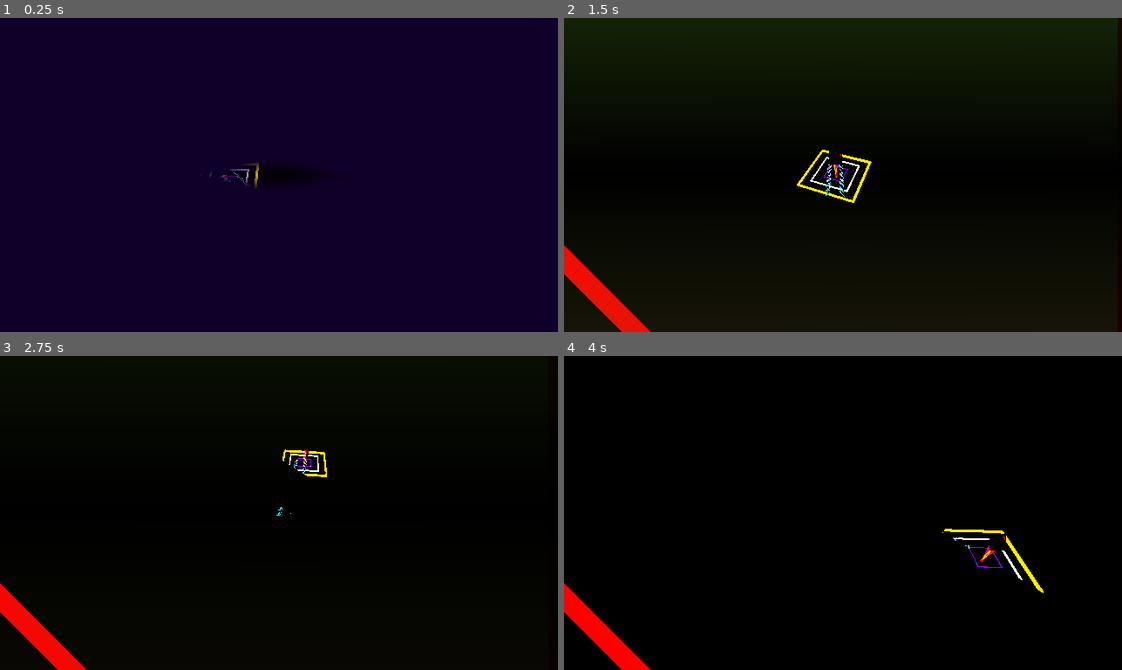
Above: before the commit, frames 1-4 (two rows, left to right).
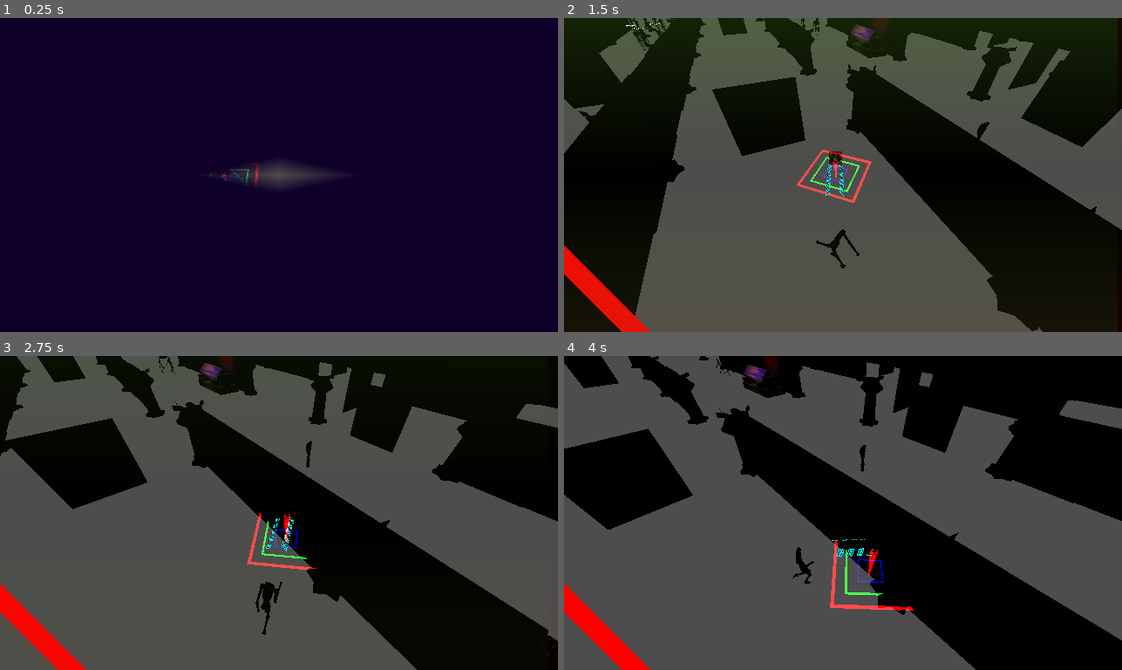
Above: after the commit, the same moments.

Repository: officialErnests/mut-4rr-
Game: Godot game, scene res://Scenes/map1.tscn
Same seed, same stepped clock (60 frames per second), same inputs: the game is played once before the commit and once after it. This scene is started directly instead of the project's main scene. Sound files missing from this copy of the repository are replaced by a short silence.
Inputs (mouse positions are in pixels of both pictures, inside the frame that each line leads up to):
- Up to frame 1 (0.25 s): no input
- Up to frame 2 (1.5 s): tap Enter at 0.5 s; move the mouse to (965, 159) at 0.52 s; hold D (right) 0.53-1.28 s; tap Q (rot_cam_left) at 0.6 s; move the mouse to (731, 190) at 1.27 s; hold S (backward) from 1.28 s (still down); tap E (rot_cam_right) at 1.35 s
- Up to frame 3 (2.75 s): move the mouse to (334, 443) at 2.02 s; release S (backward) at 2.03 s; hold D (right) from 2.03 s (still down); hold Shift (sprint) from 2.03 s (still down)
- Up to frame 4 (4 s): move the mouse to (815, 575) at 2.77 s; release D (right) at 2.78 s; release Shift (sprint) at 2.78 s; hold W (forward) 2.78-3.53 s; right-click (815, 575) at 2.85 s; move the mouse to (1010, 560) at 3.52 s; hold A (left) from 3.53 s (still down); click (1010, 560) at 3.6 s

The runs differ from the first frame. In frame 1, 0.9% of the frame differs, in the area x 37-61%, y 45-55%; in frame 2, 51%; in frame 3, 59%, in the area x 0-100%, y 0-100%; in frame 4, 58%.

Commit message:
v0.5.4 added collision to map

Diff:
--- a/Scenes/map1.tscn
+++ b/Scenes/map1.tscn
@@ -1,10 +1,7 @@
-[gd_scene load_steps=91 format=4 uid="uid://3m80nsty0llh"]
+[gd_scene load_steps=122 format=4 uid="uid://3m80nsty0llh"]
 
 [ext_resource type="Texture2D" uid="uid://cpwaa4s2klaho" path="res://Temp_assets/n0o0bPumkin.png" id="1_4pqaf"]
-[ext_resource type="Environment" uid="uid://c2synjn8oyfw1" path="res://Assets/game_world_env.tres" id="2_0650q"]
 [ext_resource type="Texture2D" uid="uid://cdlvxehhjnh8k" path="res://Assets/Lol.png" id="2_xgpx1"]
-[ext_resource type="CameraAttributesPractical" uid="uid://3kkkrxy42ck3" path="res://Scenes/game_world_cam.tres" id="3_rxi31"]
-[ext_resource type="Script" uid="uid://cwietp32u5ei5" path="res://Scripts/setup/setup_world.gd" id="4_73eik"]
 [ext_resource type="PackedScene" uid="uid://bpgaix3cftid6" path="res://Scenes/player.tscn" id="5_wouuh"]
 [ext_resource type="PackedScene" uid="uid://dgl4duluwfeeq" path="res://Scenes/interactables/door.tscn" id="6_rxi31"]
 [ext_resource type="Script" uid="uid://8lnxrs0kj4e2" path="res://Scripts/npc/main/npc_master.gd" id="7_wouuh"]
@@ -150,6 +147,108 @@
 [sub_resource type="BoxShape3D" id="BoxShape3D_o5k6n"]
 size = Vector3(0.2, 3, 39.100002)
 
+[sub_resource type="BoxShape3D" id="BoxShape3D_8hrow"]
+size = Vector3(0.2, 3, 9.2)
+
+[sub_resource type="BoxShape3D" id="BoxShape3D_wijmg"]
+size = Vector3(0.2, 3, 36.100002)
+
+[sub_resource type="BoxShape3D" id="BoxShape3D_5lhh4"]
+size = Vector3(0.2, 3, 12.1)
+
+[sub_resource type="BoxShape3D" id="BoxShape3D_kiv7j"]
+size = Vector3(0.2, 3, 33)
+
+[sub_resource type="BoxShape3D" id="BoxShape3D_1h3pv"]
+size = Vector3(0.2, 3, 9.400001)
+
+[sub_resource type="BoxShape3D" id="BoxShape3D_fqqgn"]
+size = Vector3(0.2, 3, 9.2)
+
+[sub_resource type="BoxShape3D" id="BoxShape3D_m1f1e"]
+size = Vector3(0.2, 3, 30)
+
+[sub_resource type="BoxShape3D" id="BoxShape3D_155gl"]
+size = Vector3(0.2, 3, 9.3)
+
+[sub_resource type="BoxShape3D" id="BoxShape3D_fbj82"]
+size = Vector3(0.2, 3, 30)
+
+[sub_resource type="BoxShape3D" id="BoxShape3D_4c8c7"]
+size = Vector3(0.2, 3, 15)
+
+[sub_resource type="BoxShape3D" id="BoxShape3D_k4m8h"]
+size = Vector3(0.2, 3, 15)
+
+[sub_resource type="BoxShape3D" id="BoxShape3D_gs3a6"]
+size = Vector3(0.2, 3, 12.1)
+
+[sub_resource type="BoxShape3D" id="BoxShape3D_5x6xl"]
+size = Vector3(0.2, 3, 32.9)
+
+[sub_resource type="BoxShape3D" id="BoxShape3D_vnct7"]
+size = Vector3(0.2, 3, 39)
+
+[sub_resource type="BoxShape3D" id="BoxShape3D_pxtmk"]
+size = Vector3(0.2, 3, 36.2)
+
+[sub_resource type="BoxShape3D" id="BoxShape3D_xtfoa"]
+size = Vector3(0.2, 3, 36.4)
+
+[sub_resource type="BoxShape3D" id="BoxShape3D_mfxuu"]
+size = Vector3(0.2, 3, 24)
+
+[sub_resource type="BoxShape3D" id="BoxShape3D_2shli"]
+size = Vector3(0.2, 3, 12.1)
+
+[sub_resource type="BoxShape3D" id="BoxShape3D_payto"]
+size = Vector3(0.2, 3, 12.1)
+
+[sub_resource type="BoxShape3D" id="BoxShape3D_wqejd"]
+size = Vector3(0.2, 3, 54.2)
+
+[sub_resource type="BoxShape3D" id="BoxShape3D_bgi7f"]
+size = Vector3(0.2, 3, 21)
+
+[sub_resource type="BoxShape3D" id="BoxShape3D_w6gs8"]
+size = Vector3(0.2, 3, 63)
+
+[sub_resource type="BoxShape3D" id="BoxShape3D_qkorj"]
+size = Vector3(0.2, 3, 15)
+
+[sub_resource type="BoxShape3D" id="BoxShape3D_lcsvx"]
+size = Vector3(0.2, 3, 12)
+
+[sub_resource type="BoxShape3D" id="BoxShape3D_6b81a"]
+size = Vector3(0.2, 3, 6)
+
+[sub_resource type="BoxShape3D" id="BoxShape3D_vnl5t"]
+size = Vector3(0.2, 3, 12)
+
+[sub_resource type="BoxShape3D" id="BoxShape3D_7hnr6"]
+size = Vector3(0.2, 3, 3)
+
+[sub_resource type="BoxShape3D" id="BoxShape3D_hupf5"]
+size = Vector3(0.2, 3, 12)
+
+[sub_resource type="BoxShape3D" id="BoxShape3D_end2f"]
+size = Vector3(0.2, 3, 15)
+
+[sub_resource type="BoxShape3D" id="BoxShape3D_3i7co"]
+size = Vector3(0.2, 3, 3.1000001)
+
+[sub_resource type="BoxShape3D" id="BoxShape3D_ajomm"]
+size = Vector3(0.2, 3, 18.2)
+
+[sub_resource type="BoxShape3D" id="BoxShape3D_ey6si"]
+size = Vector3(0.2, 3, 24)
+
+[sub_resource type="BoxShape3D" id="BoxShape3D_0lx46"]
+size = Vector3(0.2, 3, 15)
+
+[sub_resource type="BoxShape3D" id="BoxShape3D_0ladm"]
+size = Vector3(0.2, 3, 6)
+
 [sub_resource type="StandardMaterial3D" id="StandardMaterial3D_si05j"]
 resource_local_to_scene = true
 albedo_texture = ExtResource("1_4pqaf")
@@ -491,6 +590,7 @@
 navigation_mesh = SubResource("NavigationMesh_4pqaf")
 
 [node name="Floor_visual" type="Node3D" parent="Node3D"]
+visible = false
 
 [node name="MeshInstance3D" type="MeshInstance3D" parent="Node3D/Floor_visual"]
 transform = Transform3D(0.9, 0, 0, 0, 0.9, 0, 0, 0, 0.9, 4.5, 0, -4.5)
@@ -1567,6 +1667,7 @@
 skeleton = NodePath("")
 
 [node name="WallsX" type="Node3D" parent="Node3D"]
+visible = false
 
 [node name="Cube40" type="MeshInstance3D" parent="Node3D/WallsX"]
 transform = Transform3D(-3.934025e-08, 0, -0.05, 0, 1, 0, 0.9, 0, -2.1855695e-09, 45, 1.5, -22.5)
@@ -1917,6 +2018,7 @@
 skeleton = NodePath("")
 
 [node name="WallsX_doorways" type="Node3D" parent="Node3D"]
+visible = false
 
 [node name="Cube51" type="MeshInstance3D" parent="Node3D/WallsX_doorways"]
 transform = Transform3D(-1.3113417e-08, 0, -0.05, 0, 1, 0, 0.3, 0, -2.1855695e-09, 36, 1.5, -10.5)
@@ -2437,6 +2539,8 @@
 skeleton = NodePath("")
 
 [node name="WallCollX" type="StaticBody3D" parent="Node3D"]
+collision_layer = 8
+collision_mask = 0
 
 [node name="CollisionShape3D" type="CollisionShape3D" parent="Node3D/WallCollX"]
 transform = Transform3D(1, 0, 0, 0, 1, 0, 0, 0, 1, 0, 1.5, 18)
@@ -2455,100 +2559,248 @@
 shape = SubResource("BoxShape3D_o5k6n")
 
 [node name="CollisionShape3D10" type="CollisionShape3D" parent="Node3D/WallCollX"]
-transform = Transform3D(1, 0, 0, 0, 1, 0, 0, 0, 1, 27, 1.5, 1.4000001)
+transform = Transform3D(1, 0, 0, 0, 1, 0, 0, 0, 1, 27, 1.5, 1.430548)
 shape = SubResource("BoxShape3D_qakiw")
 
 [node name="CollisionShape3D5" type="CollisionShape3D" parent="Node3D/WallCollX"]
 transform = Transform3D(1, 0, 0, 0, 1, 0, 0, 0, 1, 36, 1.5, 4.4999976)
-shape = SubResource("BoxShape3D_qakiw")
+shape = SubResource("BoxShape3D_8hrow")
 
 [node name="CollisionShape3D6" type="CollisionShape3D" parent="Node3D/WallCollX"]
-transform = Transform3D(1, 0, 0, 0, 1, 0, 0, 0, 1, 45, 1.5, -9.000004)
-shape = SubResource("BoxShape3D_qakiw")
+transform = Transform3D(1, 0, 0, 0, 1, 0, 0, 0, 1, 45, 1.5, -9.000005)
+shape = SubResource("BoxShape3D_wijmg")
 
 [node name="CollisionShape3D7" type="CollisionShape3D" parent="Node3D/WallCollX"]
 transform = Transform3D(1, 0, 0, 0, 1, 0, 0, 0, 1, 36, 1.5, -21.100004)
-shape = SubResource("BoxShape3D_qakiw")
+shape = SubResource("BoxShape3D_5lhh4")
 
 [node name="CollisionShape3D8" type="CollisionShape3D" parent="Node3D/WallCollX"]
 transform = Transform3D(1, 0, 0, 0, 1, 0, 0, 0, 1, 36, 1.5, -10.450004)
 shape = SubResource("BoxShape3D_qakiw")
 
 [node name="CollisionShape3D11" type="CollisionShape3D" parent="Node3D/WallCollX"]
-transform = Transform3D(1, 0, 0, 0, 1, 0, 0, 0, 1, 18, 1.5, -10.450004)
+transform = Transform3D(1, 0, 0, 0, 1, 0, 0, 0, 1, 18, 1.5, -22.500004)
+shape = SubResource("BoxShape3D_kiv7j")
+
+[node name="CollisionShape3D12" type="CollisionShape3D" parent="Node3D/WallCollX"]
+transform = Transform3D(1, 0, 0, 0, 1, 0, 0, 0, 1, 18, 1.5, -43.550003)
 shape = SubResource("BoxShape3D_qakiw")
 
-[node name="CollisionShape3D12" type="CollisionShape3D" parent="Node3D/WallCollX"]
-transform = Transform3D(1, 0, 0, 0, 1, 0, 0, 0, 1, 18, 1.5, -44.450005)
-shape = SubResource("BoxShape3D_qakiw")
-
 [node name="CollisionShape3D13" type="CollisionShape3D" parent="Node3D/WallCollX"]
-transform = Transform3D(1, 0, 0, 0, 1, 0, 0, 0, 1, 27, 1.5, -44.450005)
-shape = SubResource("BoxShape3D_qakiw")
+transform = Transform3D(1, 0, 0, 0, 1, 0, 0, 0, 1, 27, 1.5, -40.600006)
+shape = SubResource("BoxShape3D_1h3pv")
 
 [node name="CollisionShape3D14" type="CollisionShape3D" parent="Node3D/WallCollX"]
-transform = Transform3D(1, 0, 0, 0, 1, 0, 0, 0, 1, 9, 1.5, -44.450005)
-shape = SubResource("BoxShape3D_qakiw")
+transform = Transform3D(1, 0, 0, 0, 1, 0, 0, 0, 1, 9, 1.5, -40.490627)
+shape = SubResource("BoxShape3D_fqqgn")
 
 [node name="CollisionShape3D15" type="CollisionShape3D" parent="Node3D/WallCollX"]
-transform = Transform3D(1, 0, 0, 0, 1, 0, 0, 0, 1, 9, 1.5, -23.450005)
-shape = SubResource("BoxShape3D_qakiw")
+transform = Transform3D(1, 0, 0, 0, 1, 0, 0, 0, 1, 9, 1.5, -12.100006)
+shape = SubResource("BoxShape3D_m1f1e")
 
 [node name="CollisionShape3D9" type="CollisionShape3D" parent="Node3D/WallCollX"]
 transform = Transform3D(1, 0, 0, 0, 1, 0, 0, 0, 1, 27, 1.5, -13.500004)
+shape = SubResource("BoxShape3D_155gl")
+
+[node name="CollisionShape3D16" type="CollisionShape3D" parent="Node3D/WallCollX"]
+transform = Transform3D(1, 0, 0, 0, 1, 0, 0, 0, 1, 9, 1.5, 21.099995)
+shape = SubResource("BoxShape3D_fbj82")
+
+[node name="CollisionShape3D17" type="CollisionShape3D" parent="Node3D/WallCollX"]
+transform = Transform3D(1, 0, 0, 0, 1, 0, 0, 0, 1, 0, 1.5, -13.500004)
+shape = SubResource("BoxShape3D_4c8c7")
+
+[node name="CollisionShape3D18" type="CollisionShape3D" parent="Node3D/WallCollX"]
+transform = Transform3D(1, 0, 0, 0, 1, 0, 0, 0, 1, 0, 1.5, -31.500004)
+shape = SubResource("BoxShape3D_k4m8h")
+
+[node name="CollisionShape3D19" type="CollisionShape3D" parent="Node3D/WallCollX"]
+transform = Transform3D(1, 0, 0, 0, 1, 0, 0, 0, 1, 0, 1.5, -43.550003)
 shape = SubResource("BoxShape3D_qakiw")
 
-[node name="CollisionShape3D16" type="CollisionShape3D" parent="Node3D/WallCollX"]
-transform = Transform3D(1, 0, 0, 0, 1, 0, 0, 0, 1, 9, 1.5, 10.549995)
-shape = SubResource("BoxShape3D_qakiw")
-
-[node name="CollisionShape3D17" type="CollisionShape3D" parent="Node3D/WallCollX"]
-transform = Transform3D(1, 0, 0, 0, 1, 0, 0, 0, 1, 0, 1.5, -7.4500046)
-shape = SubResource("BoxShape3D_qakiw")
-
-[node name="CollisionShape3D18" type="CollisionShape3D" parent="Node3D/WallCollX"]
-transform = Transform3D(1, 0, 0, 0, 1, 0, 0, 0, 1, 0, 1.5, -28.450005)
-shape = SubResource("BoxShape3D_qakiw")
-
-[node name="CollisionShape3D19" type="CollisionShape3D" parent="Node3D/WallCollX"]
-transform = Transform3D(1, 0, 0, 0, 1, 0, 0, 0, 1, 0, 1.5, -44.450005)
-shape = SubResource("BoxShape3D_qakiw")
-
 [node name="CollisionShape3D20" type="CollisionShape3D" parent="Node3D/WallCollX"]
-transform = Transform3D(1, 0, 0, 0, 1, 0, 0, 0, 1, -9, 1.5, -44.450005)
-shape = SubResource("BoxShape3D_qakiw")
+transform = Transform3D(1, 0, 0, 0, 1, 0, 0, 0, 1, -9, 1.5, -39.050007)
+shape = SubResource("BoxShape3D_gs3a6")
 
 [node name="CollisionShape3D21" type="CollisionShape3D" parent="Node3D/WallCollX"]
-transform = Transform3D(1, 0, 0, 0, 1, 0, 0, 0, 1, -9, 1.5, -20.450005)
-shape = SubResource("BoxShape3D_qakiw")
+transform = Transform3D(1, 0, 0, 0, 1, 0, 0, 0, 1, -9, 1.5, -13.450005)
+shape = SubResource("BoxShape3D_5x6xl")
 
 [node name="CollisionShape3D22" type="CollisionShape3D" parent="Node3D/WallCollX"]
-transform = Transform3D(1, 0, 0, 0, 1, 0, 0, 0, 1, -9, 1.5, 12.549995)
-shape = SubResource("BoxShape3D_qakiw")
+transform = Transform3D(1, 0, 0, 0, 1, 0, 0, 0, 1, -9, 1.5, 25.499996)
+shape = SubResource("BoxShape3D_vnct7")
 
 [node name="CollisionShape3D23" type="CollisionShape3D" parent="Node3D/WallCollX"]
-transform = Transform3D(1, 0, 0, 0, 1, 0, 0, 0, 1, -18, 1.5, 12.549995)
-shape = SubResource("BoxShape3D_qakiw")
+transform = Transform3D(1, 0, 0, 0, 1, 0, 0, 0, 1, -18, 1.5, 17.999996)
+shape = SubResource("BoxShape3D_pxtmk")
 
 [node name="CollisionShape3D24" type="CollisionShape3D" parent="Node3D/WallCollX"]
-transform = Transform3D(1, 0, 0, 0, 1, 0, 0, 0, 1, -18, 1.5, -14.450005)
-shape = SubResource("BoxShape3D_qakiw")
+transform = Transform3D(1, 0, 0, 0, 1, 0, 0, 0, 1, -18, 1.5, -27.100006)
+shape = SubResource("BoxShape3D_xtfoa")
 
 [node name="CollisionShape3D25" type="CollisionShape3D" parent="Node3D/WallCollX"]
-transform = Transform3D(1, 0, 0, 0, 1, 0, 0, 0, 1, -27, 1.5, -14.450005)
-shape = SubResource("BoxShape3D_qakiw")
+transform = Transform3D(1, 0, 0, 0, 1, 0, 0, 0, 1, -27, 1.5, -18.000004)
+shape = SubResource("BoxShape3D_mfxuu")
 
 [node name="CollisionShape3D26" type="CollisionShape3D" parent="Node3D/WallCollX"]
-transform = Transform3D(1, 0, 0, 0, 1, 0, 0, 0, 1, -27, 1.5, 1.5499954)
-shape = SubResource("BoxShape3D_qakiw")
+transform = Transform3D(1, 0, 0, 0, 1, 0, 0, 0, 1, -27, 1.5, 3.0499957)
+shape = SubResource("BoxShape3D_2shli")
 
 [node name="CollisionShape3D27" type="CollisionShape3D" parent="Node3D/WallCollX"]
-transform = Transform3D(1, 0, 0, 0, 1, 0, 0, 0, 1, -27, 1.5, -37.450005)
-shape = SubResource("BoxShape3D_qakiw")
+transform = Transform3D(1, 0, 0, 0, 1, 0, 0, 0, 1, -27, 1.5, -39.050003)
+shape = SubResource("BoxShape3D_payto")
 
 [node name="CollisionShape3D28" type="CollisionShape3D" parent="Node3D/WallCollX"]
-transform = Transform3D(1, 0, 0, 0, 1, 0, 0, 0, 1, -36, 1.5, -37.450005)
-shape = SubResource("BoxShape3D_qakiw")
+transform = Transform3D(1, 0, 0, 0, 1, 0, 0, 0, 1, -36, 1.5, -18.000008)
+shape = SubResource("BoxShape3D_wqejd")
+
+[node name="WallCollY" type="StaticBody3D" parent="Node3D"]
+collision_layer = 8
+collision_mask = 0
+
+[node name="CollisionShape3D" type="CollisionShape3D" parent="Node3D/WallCollY"]
+transform = Transform3D(-4.371139e-08, 0, -1, 0, 1, 0, 1, 0, -4.371139e-08, 9.099999, 1.5, 45)
+shape = SubResource("BoxShape3D_bgi7f")
+
+[node name="CollisionShape3D2" type="CollisionShape3D" parent="Node3D/WallCollY"]
+transform = Transform3D(-4.371139e-08, 0, -1, 0, 1, 0, 1, 0, -4.371139e-08, -7.55, 1.5, 36)
+shape = SubResource("BoxShape3D_bgi7f")
+
+[node name="CollisionShape3D10" type="CollisionShape3D" parent="Node3D/WallCollY"]
+transform = Transform3D(-4.371139e-08, 0, -1, 0, 1, 0, 1, 0, -4.371139e-08, -25.55, 1.5, 9)
+shape = SubResource("BoxShape3D_bgi7f")
+
+[node name="CollisionShape3D12" type="CollisionShape3D" parent="Node3D/WallCollY"]
+transform = Transform3D(-4.371139e-08, 0, -1, 0, 1, 0, 1, 0, -4.371139e-08, 16.45, 1.5, -36)
+shape = SubResource("BoxShape3D_bgi7f")
+
+[node name="CollisionShape3D36" type="CollisionShape3D" parent="Node3D/WallCollY"]
+transform = Transform3D(-4.371139e-08, 0, -1, 0, 1, 0, 1, 0, -4.371139e-08, -4.549999, 1.5, -45)
+shape = SubResource("BoxShape3D_w6gs8")
+
+[node name="CollisionShape3D3" type="CollisionShape3D" parent="Node3D/WallCollY"]
+transform = Transform3D(-4.371139e-08, 0, -1, 0, 1, 0, 1, 0, -4.371139e-08, 13.450001, 1.5, 36)
+shape = SubResource("BoxShape3D_qkorj")
+
+[node name="CollisionShape3D11" type="CollisionShape3D" parent="Node3D/WallCollY"]
+transform = Transform3D(-4.371139e-08, 0, -1, 0, 1, 0, 1, 0, -4.371139e-08, -4.549999, 1.5, 9)
+shape = SubResource("BoxShape3D_qkorj")
+
+[node name="CollisionShape3D23" type="CollisionShape3D" parent="Node3D/WallCollY"]
+transform = Transform3D(-4.371139e-08, 0, -1, 0, 1, 0, 1, 0, -4.371139e-08, 11.950001, 1.5, 9)
+shape = SubResource("BoxShape3D_lcsvx")
+
+[node name="CollisionShape3D13" type="CollisionShape3D" parent="Node3D/WallCollY"]
+transform = Transform3D(-4.371139e-08, 0, -1, 0, 1, 0, 1, 0, -4.371139e-08, -9.049999, 1.5, -1.9670125e-07)
+shape = SubResource("BoxShape3D_6b81a")
+
+[node name="CollisionShape3D16" type="CollisionShape3D" parent="Node3D/WallCollY"]
+transform = Transform3D(-4.371139e-08, 0, -1, 0, 1, 0, 1, 0, -4.371139e-08, -0.049999237, 1.5, -1.9670125e-07)
+shape = SubResource("BoxShape3D_6b81a")
+
+[node name="CollisionShape3D17" type="CollisionShape3D" parent="Node3D/WallCollY"]
+transform = Transform3D(-4.371139e-08, 0, -1, 0, 1, 0, 1, 0, -4.371139e-08, 8.950001, 1.5, -1.9670125e-07)
+shape = SubResource("BoxShape3D_6b81a")
+
+[node name="CollisionShape3D20" type="CollisionShape3D" parent="Node3D/WallCollY"]
+transform = Transform3D(-4.371139e-08, 0, -1, 0, 1, 0, 1, 0, -4.371139e-08, 17.95, 1.5, -9)
+shape = SubResource("BoxShape3D_6b81a")
+
+[node name="CollisionShape3D25" type="CollisionShape3D" parent="Node3D/WallCollY"]
+transform = Transform3D(-4.371139e-08, 0, -1, 0, 1, 0, 1, 0, -4.371139e-08, 5.950001, 1.5, -9)
+shape = SubResource("BoxShape3D_vnl5t")
+
+[node name="CollisionShape3D26" type="CollisionShape3D" parent="Node3D/WallCollY"]
+transform = Transform3D(-4.371139e-08, 0, -1, 0, 1, 0, 1, 0, -4.371139e-08, -10.549999, 1.5, -9)
+shape = SubResource("BoxShape3D_7hnr6")
+
+[node name="CollisionShape3D28" type="CollisionShape3D" parent="Node3D/WallCollY"]
+transform = Transform3D(-4.371139e-08, 0, -1, 0, 1, 0, 1, 0, -4.371139e-08, -25.55, 1.5, -18)
+shape = SubResource("BoxShape3D_7hnr6")
+
+[node name="CollisionShape3D31" type="CollisionShape3D" parent="Node3D/WallCollY"]
+transform = Transform3D(-4.371139e-08, 0, -1, 0, 1, 0, 1, 0, -4.371139e-08, -25.55, 1.5, -27)
+shape = SubResource("BoxShape3D_7hnr6")
+
+[node name="CollisionShape3D27" type="CollisionShape3D" parent="Node3D/WallCollY"]
+transform = Transform3D(-4.371139e-08, 0, -1, 0, 1, 0, 1, 0, -4.371139e-08, -21.05, 1.5, -9)
+shape = SubResource("BoxShape3D_hupf5")
+
+[node name="CollisionShape3D29" type="CollisionShape3D" parent="Node3D/WallCollY"]
+transform = Transform3D(-4.371139e-08, 0, -1, 0, 1, 0, 1, 0, -4.371139e-08, -15.049999, 1.5, -18)
+shape = SubResource("BoxShape3D_hupf5")
+
+[node name="CollisionShape3D30" type="CollisionShape3D" parent="Node3D/WallCollY"]
+transform = Transform3D(-4.371139e-08, 0, -1, 0, 1, 0, 1, 0, -4.371139e-08, -15.049999, 1.5, -27)
+shape = SubResource("BoxShape3D_hupf5")
+
+[node name="CollisionShape3D19" type="CollisionShape3D" parent="Node3D/WallCollY"]
+transform = Transform3D(-4.371139e-08, 0, -1, 0, 1, 0, 1, 0, -4.371139e-08, 35.95, 1.5, -1.9670125e-07)
+shape = SubResource("BoxShape3D_6b81a")
+
+[node name="CollisionShape3D18" type="CollisionShape3D" parent="Node3D/WallCollY"]
+transform = Transform3D(-4.371139e-08, 0, -1, 0, 1, 0, 1, 0, -4.371139e-08, 22.45, 1.5, 0)
+shape = SubResource("BoxShape3D_end2f")
+
+[node name="CollisionShape3D14" type="CollisionShape3D" parent="Node3D/WallCollY"]
+transform = Transform3D(-4.371139e-08, 0, -1, 0, 1, 0, 1, 0, -4.371139e-08, -18.05, 1.5, -1.9670125e-07)
+shape = SubResource("BoxShape3D_6b81a")
+
+[node name="CollisionShape3D15" type="CollisionShape3D" parent="Node3D/WallCollY"]
+transform = Transform3D(-4.371139e-08, 0, -1, 0, 1, 0, 1, 0, -4.371139e-08, -27.05, 1.5, -1.9670125e-07)
+shape = SubResource("BoxShape3D_6b81a")
+
+[node name="CollisionShape3D4" type="CollisionShape3D" parent="Node3D/WallCollY"]
+transform = Transform3D(-4.371139e-08, 0, -1, 0, 1, 0, 1, 0, -4.371139e-08, 25.550001, 1.5, 36)
+shape = SubResource("BoxShape3D_3i7co")
+
+[node name="CollisionShape3D5" type="CollisionShape3D" parent="Node3D/WallCollY"]
+transform = Transform3D(-4.371139e-08, 0, -1, 0, 1, 0, 1, 0, -4.371139e-08, 43.600002, 1.5, 2.1855673e-09)
+shape = SubResource("BoxShape3D_3i7co")
+
+[node name="CollisionShape3D21" type="CollisionShape3D" parent="Node3D/WallCollY"]
+transform = Transform3D(-4.371139e-08, 0, -1, 0, 1, 0, 1, 0, -4.371139e-08, 36.050003, 1.5, 9)
+shape = SubResource("BoxShape3D_ajomm")
+
+[node name="CollisionShape3D22" type="CollisionShape3D" parent="Node3D/WallCollY"]
+transform = Transform3D(-4.371139e-08, 0, -1, 0, 1, 0, 1, 0, -4.371139e-08, 27.050003, 1.5, -18)
+shape = SubResource("BoxShape3D_ey6si")
+
+[node name="CollisionShape3D6" type="CollisionShape3D" parent="Node3D/WallCollY"]
+transform = Transform3D(-4.371139e-08, 0, -1, 0, 1, 0, 1, 0, -4.371139e-08, 43.600002, 1.5, -9)
+shape = SubResource("BoxShape3D_3i7co")
+
+[node name="CollisionShape3D24" type="CollisionShape3D" parent="Node3D/WallCollY"]
+transform = Transform3D(-4.371139e-08, 0, -1, 0, 1, 0, 1, 0, -4.371139e-08, 31.550003, 1.5, -9)
+shape = SubResource("BoxShape3D_0lx46")
+
+[node name="CollisionShape3D7" type="CollisionShape3D" parent="Node3D/WallCollY"]
+transform = Transform3D(-4.371139e-08, 0, -1, 0, 1, 0, 1, 0, -4.371139e-08, 43.600002, 1.5, -18)
+shape = SubResource("BoxShape3D_3i7co")
+
+[node name="CollisionShape3D8" type="CollisionShape3D" parent="Node3D/WallCollY"]
+transform = Transform3D(-4.371139e-08, 0, -1, 0, 1, 0, 1, 0, -4.371139e-08, -34.6, 1.5, 0)
+shape = SubResource("BoxShape3D_3i7co")
+
+[node name="CollisionShape3D9" type="CollisionShape3D" parent="Node3D/WallCollY"]
+transform = Transform3D(-4.371139e-08, 0, -1, 0, 1, 0, 1, 0, -4.371139e-08, -34.6, 1.5, -36)
+shape = SubResource("BoxShape3D_3i7co")
+
+[node name="CollisionShape3D32" type="CollisionShape3D" parent="Node3D/WallCollY"]
+transform = Transform3D(-4.371139e-08, 0, -1, 0, 1, 0, 1, 0, -4.371139e-08, -27.00578, 1.5, -36)
+shape = SubResource("BoxShape3D_0ladm")
+
+[node name="CollisionShape3D33" type="CollisionShape3D" parent="Node3D/WallCollY"]
+transform = Transform3D(-4.371139e-08, 0, -1, 0, 1, 0, 1, 0, -4.371139e-08, -18.00578, 1.5, -36)
+shape = SubResource("BoxShape3D_0ladm")
+
+[node name="CollisionShape3D34" type="CollisionShape3D" parent="Node3D/WallCollY"]
+transform = Transform3D(-4.371139e-08, 0, -1, 0, 1, 0, 1, 0, -4.371139e-08, -9.005779, 1.5, -36)
+shape = SubResource("BoxShape3D_0ladm")
+
+[node name="CollisionShape3D35" type="CollisionShape3D" parent="Node3D/WallCollY"]
+transform = Transform3D(-4.371139e-08, 0, -1, 0, 1, 0, 1, 0, -4.371139e-08, -0.0057792664, 1.5, -36)
+shape = SubResource("BoxShape3D_0ladm")
 
 [node name="Node3D6" type="Node3D" parent="Node3D"]
 
@@ -2558,11 +2810,6 @@
 
 [node name="Player" parent="Others" instance=ExtResource("5_wouuh")]
 transform = Transform3D(0.9999999, 0, 0, 0, 1, 0, 0, 0, 0.9999999, 4.9999995, 0.3, -3.9999998)
-
-[node name="WorldEnvironment" type="WorldEnvironment" parent="Others"]
-environment = ExtResource("2_0650q")
-camera_attributes = ExtResource("3_rxi31")
-script = ExtResource("4_73eik")
 
 [node name="Doors" type="Node3D" parent="."]
 
